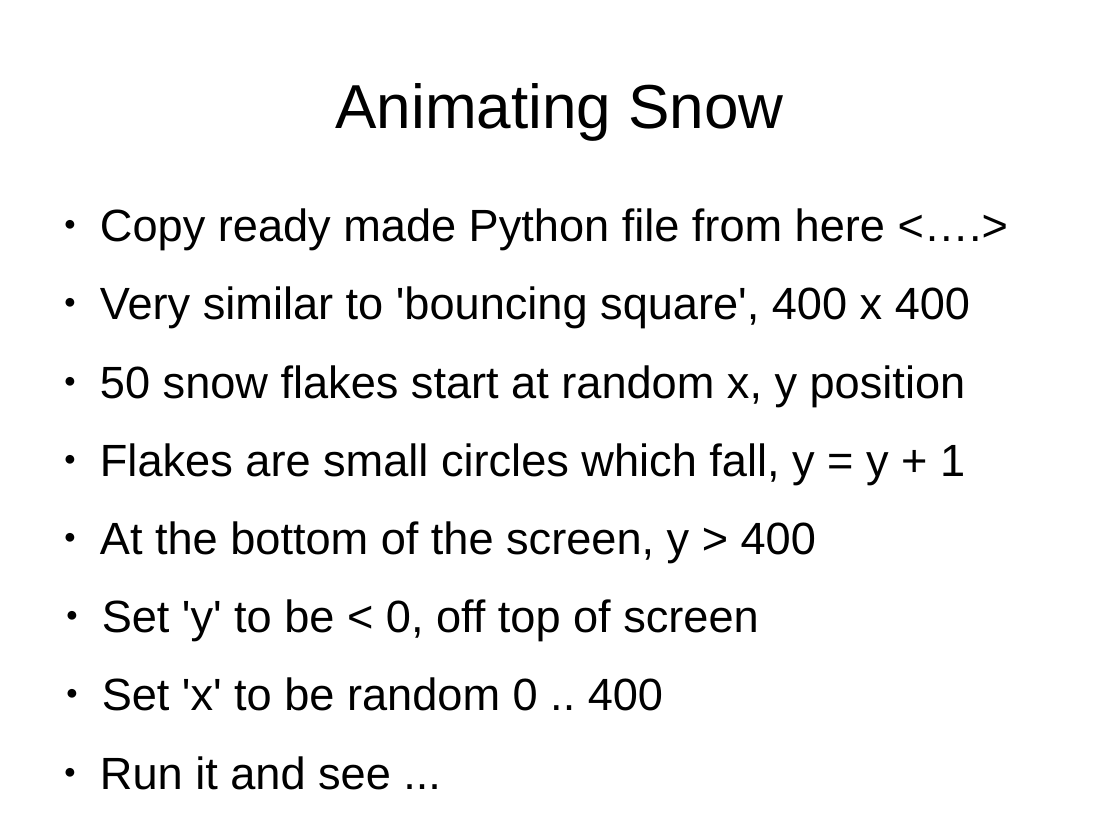
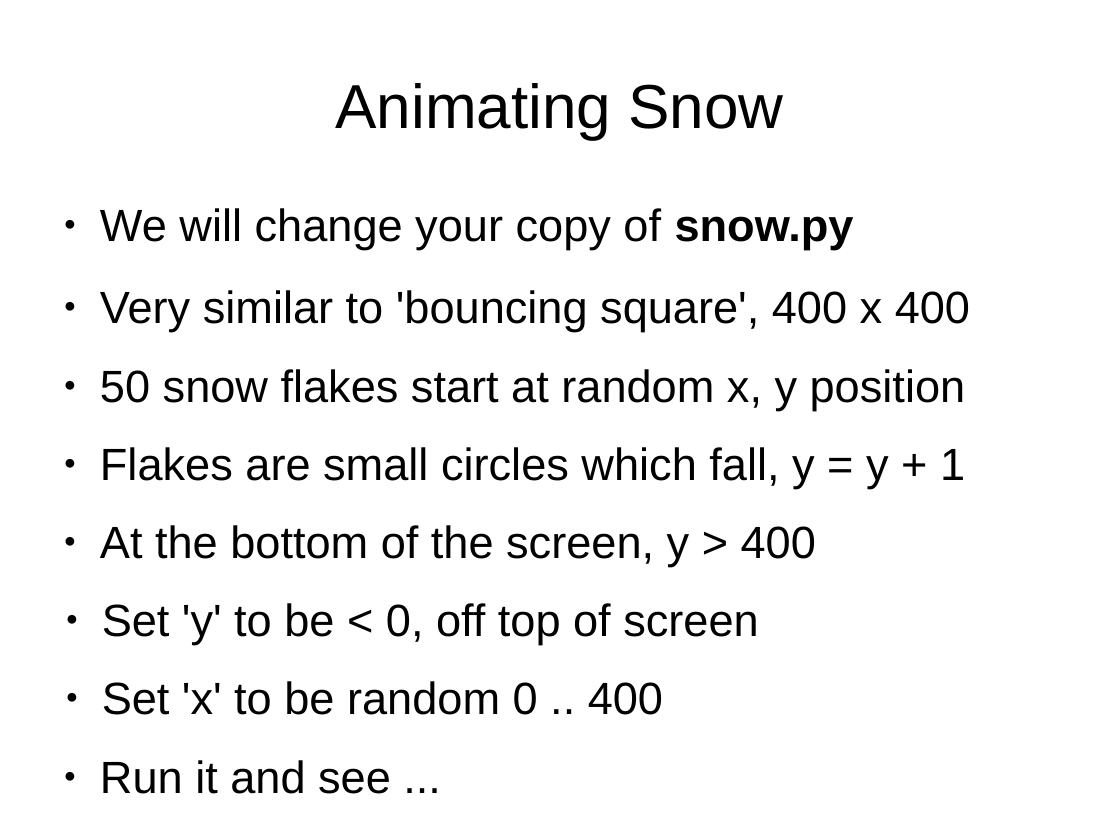
Before and after one commit to timzhood/python-rock, a slide deck: slide 23 of docs/bouncing_rectangle.odp (slide 17 before the commit). Drawn at 1120x840 pixels with LibreOffice and Linux fonts; fonts in the diff are those of the drawing. Boxes give left, top, right and bottom in pixels: in the first picture for what was removed or moved away, otherwise in the second. Text is boxed around its words. In the diff, an @@ line names an element or a change of style, - is before the commit and + after.

```diff
--- a/docs/bouncing_rectangle.odp
+++ b/docs/bouncing_rectangle.odp
@@ text at (x1=100, y1=208, x2=854, y2=250): text changed @@
-● Copy ready made Python file from here <….>
+● We will change your copy of snow.py
```
Also in this commit, not shown: 5 other slides changed, 8 slides added, 4 other files.
